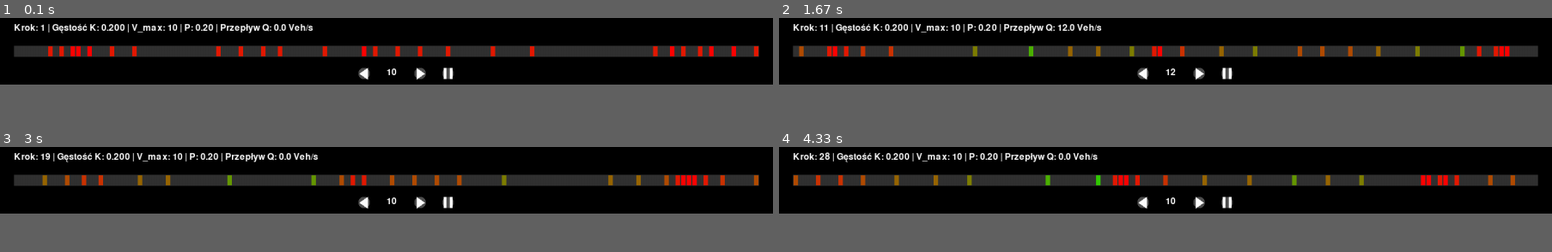
Above: before the commit, frames 1-4 (two rows, left to right).
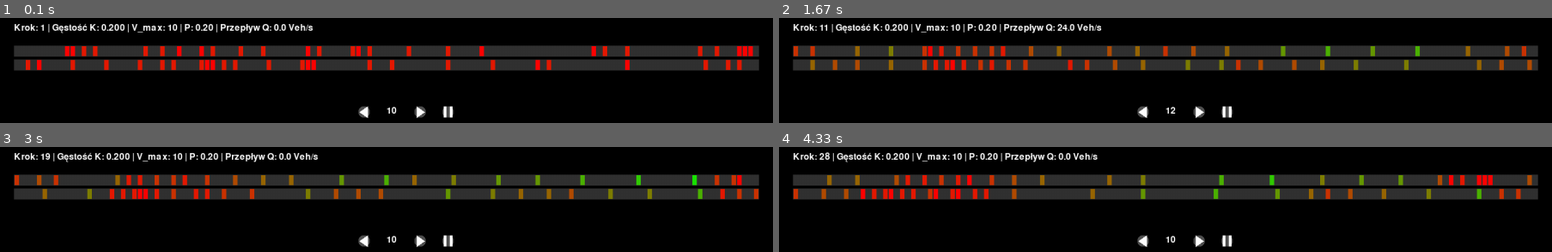
Above: after the commit, the same moments.

Repository: adpawel/traffic-simulation
Game: pygame game, started from main.py
Same seed, same stepped clock (60 frames per second), same inputs: the game is played once before the commit and once after it.
Inputs:
- Up to frame 1 (0.1 s): no input
- Up to frame 2 (1.67 s): tap Space at 0.33, 0.73, 1.23, 1.57 s; hold Up 0.67-1.13 s; hold Down 1.17-1.47 s; hold Up from 1.5 s (still down)
- Up to frame 3 (3 s): release Up at 1.87 s; hold Down 1.9-2.27 s; tap Space at 1.97, 2.37, 2.7 s; hold Up 2.3-2.6 s; hold Down 2.63-2.93 s; hold Up from 2.97 s (still down)
- Up to frame 4 (4.33 s): tap Space at 3.03, 3.43, 3.83, 4.17 s; release Up at 3.33 s; hold Down 3.37-3.73 s; hold Up 3.77-4.07 s; hold Down from 4.1 s (still down)
The window is 900x78 before the commit and 900x123 after it. Grey fills any space a smaller window leaves; there, only what the larger window draws over its background counts as a difference.

The runs differ from the first frame. In frame 1, 13% of the frame differs, in the area x 1-99%, y 26-96%; in frame 2, 13%, in the area x 1-99%, y 5-96%; in frame 3, 13%; in frame 4, 13%.

Commit message:
lane change

Diff:
--- a/src/nasch_core.py
+++ b/src/nasch_core.py
@@ -12,7 +12,7 @@
 CELL_SIZE = 10                    # Rozmiar pojedynczej komórki (piksele)
 ROAD_WIDTH = L * CELL_SIZE        # Szerokość wizualizowanej drogi
 ROAD_HEIGHT = CELL_SIZE * 2       # Wysokość pasa ruchu
-SCREEN_HEIGHT = ROAD_HEIGHT + 100 # Wysokość całego okna
+SCREEN_HEIGHT = ROAD_HEIGHT * 2 + 150   # Wysokość całego okna
 SCREEN_WIDTH = ROAD_WIDTH + 50    # Szerokość całego okna
 
 # Kolory (RGB)
@@ -21,22 +21,26 @@
 ROAD_COLOR = (50, 50, 50)
 
 
-def init_road(length, density):
-    """Inicjalizuje drogę o zadanej długości i gęstości.
+def init_road(length, density, n_lanes=2):
+    """Inicjalizuje wielopasmową drogę.
 
     Args:
         length (int): Długość drogi w komórkach.
         density (float): Prawdopodobieństwo zajęcia komórki przez samochód.
-
-    Returns:
-        list: Lista reprezentująca stan drogi (v=0 lub None).
+        n_lanes (int): Liczba pasów (domyślnie 2).
+
+    Returns:
+        list[list]: Lista pasów, z których każdy to lista komórek (v=0 lub None).
     """
     road = []
-    for _ in range(length):
-        if random.random() < density:
-            road.append(0)
-        else:
-            road.append(None)
+    for _ in range(n_lanes):
+        lane = []
+        for _ in range(length):
+            if random.random() < density:
+                lane.append(0)
+            else:
+                lane.append(None)
+        road.append(lane)
     return road
 
 
@@ -76,7 +80,7 @@
     Returns:
         list: Zaktualizowany stan drogi (z nowymi prędkościami).
     """
-    new_road = road.copy()
+    new_road = road[:]
     length = len(road)
     for i in range(length):
         if road[i] is not None:
@@ -113,21 +117,106 @@
             new_road[new_pos] = v
     return new_road, flow_count
 
+def change_lane(road, lane, pos, v_max, p_change, v_strat_nasch, gap_rear_nasch):
+    """
+    Decyzja kierowcy o zmianie pasa ruchu zgodnie z rozszerzonym modelem NaSch-CL.
+
+    Uwzględnia zarówno motywację (V_strat), jak i warunek bezpieczeństwa z tyłu (Gap_rear).
+
+    Args:
+        road (list[list]): Aktualny stan drogi (lista pasów).
+        lane (int): Indeks pasa, na którym znajduje się pojazd.
+        pos (int): Pozycja pojazdu na pasie.
+        v_max (int): Maksymalna prędkość pojazdu w modelu NaSch.
+        p_change (float): Prawdopodobieństwo podjęcia decyzji o zmianie pasa.
+        v_strat_nasch (float): Próg motywacji do zmiany pasa [komórki/krok].
+        gap_rear_nasch (int): Minimalny bezpieczny dystans z tyłu [komórki].
+
+    Returns:
+        bool: True jeśli kierowca zmienia pas, False w przeciwnym wypadku.
+    """
+    other_lane = 1 - lane
+    length = len(road[lane])
+
+    # --- 1 MOTYWACJA DO ZMIANY PASA ---
+    gap_front = distance_to_next(road[lane], pos)       # Dystans do najbliższego pojazdu z przodu
+    max_v_possible = gap_front - 1                      # maksymalna prędkość możliwa na aktualnym pasie
+
+    # Kierowca jest sfrustrowany jeśli nie może jechać z prędkością bliską v_max
+    if v_max - max_v_possible < v_strat_nasch:
+        return False  # Brak wystarczającej motywacji do zmiany pasa
+
+    # Potencjalny zysk na drugim pasie
+    gap_front_other = distance_to_next(road[other_lane], pos)
+    if gap_front_other - 1 <= max_v_possible + v_strat_nasch:
+        return False  # Brak realnego zysku prędkości po zmianie pasa
+
+    # --- 2 WARUNEK DOSTĘPNOŚCI (miejsce na drugim pasie) ---
+    if road[other_lane][pos] is not None:
+        return False  # Komórka bezpośrednio naprzeciwko jest zajęta
+
+    # --- 3 WARUNEK BEZPIECZEŃSTWA Z TYŁU ---
+    distance_to_rear = 1
+    while distance_to_rear < length:
+        behind_pos = (pos - distance_to_rear) % length
+        v_rear = road[other_lane][behind_pos]
+
+        if v_rear is not None:
+            required_gap = v_rear + gap_rear_nasch  # minimalny bezpieczny dystans
+            if distance_to_rear < required_gap:
+                return False  # Zbyt blisko pojazdu z tyłu → niebezpieczna zmiana pasa
+            break
+        distance_to_rear += 1
+
+    # --- 4 PROBABILISTYCZNA DECYZJA KIEROWCY ---
+    return random.random() < p_change
+
 
 def step(road, v_max, p):
-    """Wykonuje jeden krok czasowy symulacji NaSch.
-
-    Args:
-        road (list): Stan drogi.
+    """Wykonuje jeden krok czasowy symulacji NaSch dla wielu pasów (np. 2).
+
+    Args:
+        road (list[list]): Stan drogi [pas][pozycja].
         v_max (int): Maksymalna prędkość.
         p (float): Prawdopodobieństwo spowolnienia.
 
     Returns:
-        tuple: (nowy stan drogi, liczba pojazdów, które opuściły drogę)
-    """
-    updated_speeds = update_speeds(road=road, v_max=v_max, p=p)
-    new_road, flow_count = move_cars(updated_speeds)
-    return new_road, flow_count
+        tuple: (nowy stan drogi, łączny przepływ z wszystkich pasów)
+    """
+    n_lanes = len(road)
+    length = len(road[0])
+
+    new_road = []
+    total_flow = 0
+
+    # zmiana pasa
+    lane_changes = []
+    for lane in range(n_lanes):
+        for pos in range(length):
+            if road[lane][pos] is not None:
+                if change_lane(road, lane, pos, v_max, p_change=0.3, v_strat_nasch=0.9, gap_rear_nasch=2):
+                    lane_changes.append((lane, pos))
+
+    for lane, pos in lane_changes:
+        other = 1 - lane
+        if road[other][pos] is None:  # sprawdź czy nadal wolne
+            road[other][pos] = road[lane][pos]
+            road[lane][pos] = None
+
+    # aktualizacja prędkości
+    for lane in range(n_lanes):
+        updated_lane = update_speeds(road[lane], v_max, p)
+        new_road.append(updated_lane)
+
+    # przesunięcie samochodów
+    moved_road = []
+    for lane in range(n_lanes):
+        moved_lane, flow_count = move_cars(new_road[lane])
+        moved_road.append(moved_lane)
+        total_flow += flow_count
+
+    return moved_road, total_flow
+
 
 
 def run_simulation(steps, length, density, v_max, p):
@@ -143,29 +232,33 @@
     Returns:
         tuple: (historia stanów drogi, lista przepływów w kolejnych krokach)
     """
-    road = init_road(length, density)
+    road = init_road(length, density, n_lanes=2)
     history = []
     point_flows = []
     for _ in range(steps):
-        history.append(road.copy())
+        history.append([lane.copy() for lane in road])
         road, flow_count = step(road, v_max, p)
         point_flows.append(flow_count)
     return history, point_flows
 
 
 def history_to_array(history):
-    """Konwertuje historię stanów drogi do postaci macierzy numerycznej.
-
-    Args:
-        history (list[list]): Historia stanów (lista list).
-
-    Returns:
-        list[list[int]]: Macierz, gdzie -1 oznacza puste komórki.
-    """
-    arr = []
-    for row in history:
-        arr.append([cell if cell is not None else -1 for cell in row])
-    return arr
+    """Konwertuje historię stanów dwupasmowej drogi do macierzy numerycznej.
+
+    Args:
+        history (list[list[list]]): Historia stanów [czas][pas][pozycja].
+
+    Returns:
+        np.ndarray: Tablica 2D do heatmapy, gdzie -1 = pusto.
+                    Osie: (czas * liczba pasów, pozycja).
+    """
+    all_rows = []
+    for timestep in history:
+        for lane in timestep:
+            row = [cell if cell is not None else -1 for cell in lane]
+            all_rows.append(row)
+    return np.array(all_rows, dtype=int)
+
 
 
 # --- WIZUALIZACJA ---
@@ -204,7 +297,7 @@
     pygame.display.set_caption("NaSch: Symulacja Swobodnego Przepływu (Calibrated)")
     clock = pygame.time.Clock()
 
-    road = init_road(L, initial_density)
+    road = init_road(L, initial_density, n_lanes=2)
     font = pygame.font.Font(None, 24)
 
     running = True
@@ -212,9 +305,7 @@
     total_steps = 0
 
     center_x = SCREEN_WIDTH // 2
-    center_y = SCREEN_HEIGHT // 2
-
-    button_font = pygame.font.Font(None, 30)
+
     buttons = {
         "slower": pygame.Rect(center_x - 50, SCREEN_HEIGHT - 30, 20, 20),
         "faster": pygame.Rect(center_x + 50, SCREEN_HEIGHT - 30, 20, 20),
@@ -240,7 +331,6 @@
             pygame.draw.rect(screen, (80, 80, 80), rect, border_radius=8)
             draw_icon(name, rect)
 
-        text_font = pygame.font.Font(None, 20)
         text_surface = font.render(f"{steps_per_second}", True, (255, 255, 255))
         screen.blit(text_surface, (center_x, SCREEN_HEIGHT - 30))
 
@@ -277,6 +367,8 @@
         screen.fill(BG_COLOR)
         pygame.draw.rect(screen, ROAD_COLOR, (25, 50, ROAD_WIDTH, ROAD_HEIGHT))
 
+        pygame.draw.rect(screen, ROAD_COLOR, (25, 50 + (ROAD_HEIGHT + 5), ROAD_WIDTH, ROAD_HEIGHT))
+
         text_info = (
             f"Krok: {total_steps} | Gęstość K: {initial_density:.3f} | "
             f"V_max: {v_max} | P: {p:.2f} | Przepływ Q: {flow_count * steps_per_second:.1f} Veh/s"
@@ -284,12 +376,14 @@
         text_render = font.render(text_info, True, CAR_COLOR)
         screen.blit(text_render, (25, 10))
 
-        for i, v in enumerate(road):
-            if v is not None:
-                x_pos = 25 + i * CELL_SIZE
-                y_pos = 50
-                color = get_car_color(v, v_max)
-                pygame.draw.rect(screen, color, (x_pos + 1, y_pos + 1, CELL_SIZE - 2, ROAD_HEIGHT - 2))
+        for lane_idx, lane in enumerate(road):
+            y_pos = 50 + lane_idx * (ROAD_HEIGHT + 5)
+            for i, v in enumerate(lane):
+                if v is not None:
+                    x_pos = 25 + i * CELL_SIZE
+                    color = get_car_color(v, v_max)
+                    pygame.draw.rect(
+                        screen, color, (x_pos + 1, y_pos + 1, CELL_SIZE - 2, ROAD_HEIGHT - 2))
 
         draw_buttons()
 
